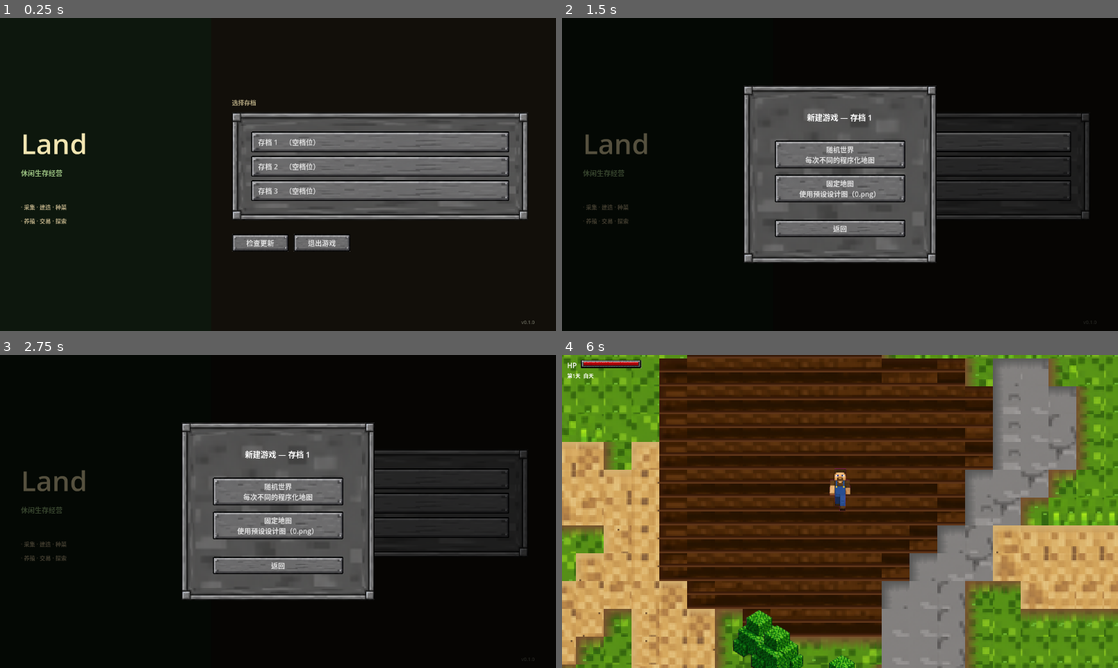
Above: before the commit, frames 1-4 (two rows, left to right).
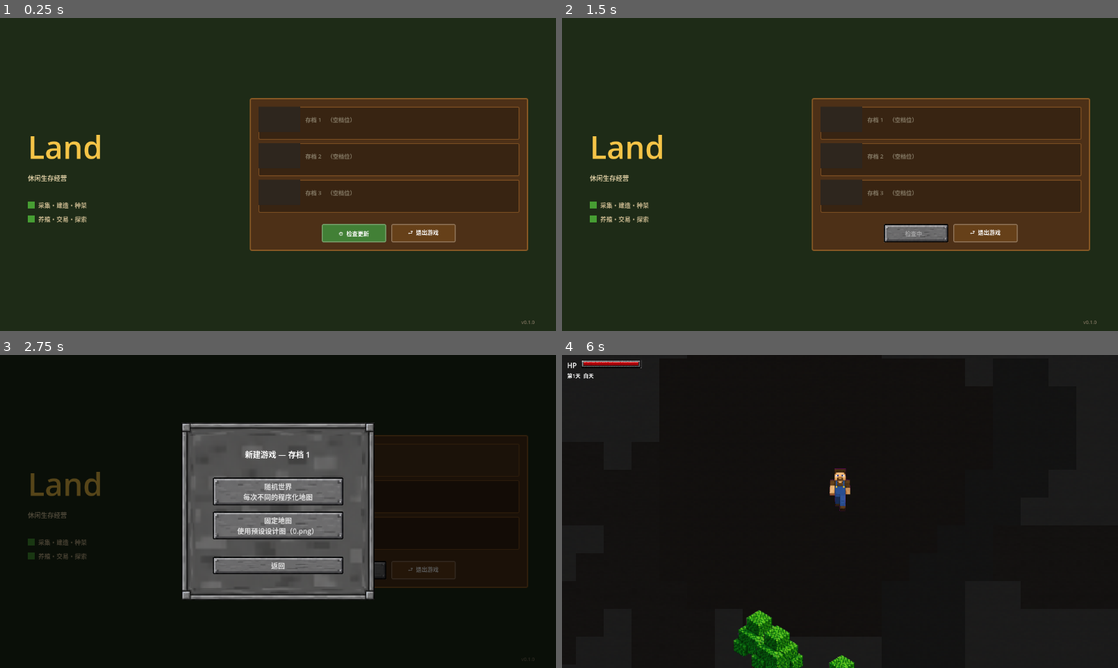
Above: after the commit, the same moments.

Repository: qq15725/land
Game: Godot game, scene res://scenes/ui/main_menu.tscn
Two runs of this game, one before a commit and one after it. Both use one fixed random seed, a clock stepped at 60 frames per second and the inputs below.
Inputs (mouse positions are in pixels of both pictures, inside the frame that each line leads up to):
- Up to frame 1 (0.25 s): no input
- Up to frame 2 (1.5 s): click "检查更新" (after the commit: "⚙ 检查更新") at 0.5 s; click (940, 143) at 1.25 s, where only the run before the commit has a clickable "存档 1 （空档位）"
- Up to frame 3 (2.75 s): click (389, 461) at 2.02 s
- Up to frame 4 (6 s): click (940, 502) at 2.75 s, where only the run before the commit has a clickable "存档 2 （空档位）"; click (951, 495) at 3.52 s; click (940, 527) at 4.25 s, where only the run before the commit has a clickable "存档 3 （空档位）"; click (951, 533) at 5.02 s; click "随机世界 每次不同的程序化地图" at 5.75 s

The runs differ from the first frame. In frame 1, 63% of the frame differs, in the area x 3-100%, y 0-100%; in frame 2, 96%, in the area x 0-100%, y 0-100%; in frame 3, 7.2%; in frame 4, 89%.

Commit message:
feat: 主菜单重设计（纯色占位）+ 美术文档补充主菜单提示词
- 主菜单按参考图重构：左侧标题/特性区，右侧木板面板+存档槽
- 存档行改为 Button 容器，含缩略图、双行文字、垃圾桶确认删除
- 删除确认从文字比对改为 metadata 状态跟踪
- 所有贴图位置留 TODO 注释，纯色占位便于后续替换
- docs/art.md 补充 9 个主菜单专用美术资产的 AI 提示词

Diff:
--- a/scenes/ui/main_menu.gd
+++ b/scenes/ui/main_menu.gd
@@ -2,18 +2,33 @@
 
 const WorldScene := preload("res://scenes/world/world.tscn")
 
-# 配色
-const C_BG       := Color(0.07, 0.06, 0.04)
-const C_BG_LEFT  := Color(0.05, 0.09, 0.05)
-const C_TITLE    := Color(0.95, 0.90, 0.70)
-const C_SUB      := Color(0.60, 0.75, 0.50)
-const C_VER      := Color(0.40, 0.40, 0.35)
-const C_LABEL    := Color(0.70, 0.65, 0.50)
+# ── 占位颜色（贴图到位后替换各 _build_* 函数里对应的 ColorRect / StyleBoxFlat）──
+const C_BG         := Color(0.12, 0.17, 0.09)
+const C_PANEL      := Color(0.30, 0.19, 0.09)
+const C_PANEL_BDR  := Color(0.52, 0.34, 0.14)
+const C_SLOT_BG    := Color(0.22, 0.14, 0.07)
+const C_SLOT_HOVER := Color(0.30, 0.20, 0.10)
+const C_SLOT_BDR   := Color(0.48, 0.30, 0.13)
+const C_THUMB_OK   := Color(0.16, 0.28, 0.12)
+const C_THUMB_EMPTY := Color(0.18, 0.15, 0.12)
+const C_BTN_GREEN  := Color(0.26, 0.50, 0.21)
+const C_BTN_BROWN  := Color(0.40, 0.25, 0.10)
+const C_DELETE     := Color(0.65, 0.12, 0.10)
+
+# ── 文字颜色 ─────────────────────────────────────────────────────────────────
+const C_TITLE   := Color(0.96, 0.77, 0.28)
+const C_SUB     := Color(0.84, 0.78, 0.62)
+const C_FEATURE := Color(0.76, 0.70, 0.54)
+const C_SLOT_H  := Color(0.95, 0.90, 0.74)
+const C_SLOT_S  := Color(0.70, 0.64, 0.48)
+const C_EMPTY   := Color(0.52, 0.48, 0.40)
+const C_VER     := Color(0.48, 0.44, 0.36)
 
 var _update_btn: Button = null
 var _new_game_panel: Control = null
 var _update_dialog: Control = null
 var _slots_vbox: VBoxContainer = null
+
 
 func _ready() -> void:
 	set_anchors_and_offsets_preset(Control.PRESET_FULL_RECT)
@@ -21,146 +36,168 @@
 	_build_layout()
 	UpdateSystem.update_available.connect(_on_update_available)
 
+
 func _build_layout() -> void:
-	# 整体深色背景
+	# 背景
+	# TODO: 替换为 TextureRect，texture = load("res://assets/sprites/ui/main_menu_bg.png")
+	#       stretch_mode = TextureRect.STRETCH_KEEP_ASPECT_COVERED
 	var bg := ColorRect.new()
 	bg.color = C_BG
 	bg.set_anchors_and_offsets_preset(Control.PRESET_FULL_RECT)
+	bg.mouse_filter = Control.MOUSE_FILTER_IGNORE
 	add_child(bg)
 
-	# 左侧装饰色带
-	var left_strip := ColorRect.new()
-	left_strip.color = C_BG_LEFT
-	left_strip.anchor_right = 0.38
-	left_strip.anchor_bottom = 1.0
-	add_child(left_strip)
-
-	# 主布局：左右分栏
+	# 主布局（留外边距）
+	var root := MarginContainer.new()
+	root.set_anchors_and_offsets_preset(Control.PRESET_FULL_RECT)
+	root.add_theme_constant_override("margin_left",   64)
+	root.add_theme_constant_override("margin_right",  64)
+	root.add_theme_constant_override("margin_top",    40)
+	root.add_theme_constant_override("margin_bottom", 40)
+	add_child(root)
+
 	var hbox := HBoxContainer.new()
-	hbox.set_anchors_and_offsets_preset(Control.PRESET_FULL_RECT)
-	hbox.add_theme_constant_override("separation", 0)
-	add_child(hbox)
-
-	hbox.add_child(_build_left_panel())
-	hbox.add_child(_build_right_panel())
+	hbox.add_theme_constant_override("separation", 48)
+	root.add_child(hbox)
+	hbox.add_child(_build_left())
+	hbox.add_child(_build_right())
 
 	# 右下角版本号
 	var ver := Label.new()
 	ver.text = GameManager.VERSION
 	ver.add_theme_font_size_override("font_size", 11)
 	ver.modulate = C_VER
-	ver.anchor_left = 1.0
-	ver.anchor_top = 1.0
-	ver.anchor_right = 1.0
+	ver.anchor_left   = 1.0
+	ver.anchor_top    = 1.0
+	ver.anchor_right  = 1.0
 	ver.anchor_bottom = 1.0
-	ver.offset_left = -80
-	ver.offset_top = -28
+	ver.offset_left   = -80
+	ver.offset_top    = -28
 	add_child(ver)
 
 
-func _build_left_panel() -> Control:
-	var left := MarginContainer.new()
-	left.size_flags_horizontal = Control.SIZE_EXPAND_FILL
-	left.size_flags_stretch_ratio = 0.38
-	left.add_theme_constant_override("margin_left", 48)
-	left.add_theme_constant_override("margin_right", 32)
-	left.add_theme_constant_override("margin_top", 0)
-	left.add_theme_constant_override("margin_bottom", 0)
-
+func _build_left() -> Control:
 	var vbox := VBoxContainer.new()
+	vbox.size_flags_horizontal = Control.SIZE_EXPAND_FILL
+	vbox.size_flags_stretch_ratio = 0.42
 	vbox.alignment = BoxContainer.ALIGNMENT_CENTER
-	vbox.add_theme_constant_override("separation", 12)
-	left.add_child(vbox)
-
-	# 游戏标题
+	vbox.add_theme_constant_override("separation", 10)
+
+	# "Land" Logo
+	# TODO: 替换为 TextureRect，texture = load("res://assets/sprites/ui/title_land.png")
+	#       custom_minimum_size = Vector2(320, 100)，expand_mode = EXPAND_FIT_WIDTH
 	var title := Label.new()
 	title.text = "Land"
-	title.add_theme_font_size_override("font_size", 64)
+	title.add_theme_font_size_override("font_size", 72)
 	title.modulate = C_TITLE
 	vbox.add_child(title)
 
 	var sub := Label.new()
 	sub.text = "休闲生存经营"
-	sub.add_theme_font_size_override("font_size", 16)
+	sub.add_theme_font_size_override("font_size", 15)
 	sub.modulate = C_SUB
 	vbox.add_child(sub)
 
-	# 间距
-	var spacer := Control.new()
-	spacer.custom_minimum_size = Vector2(0, 32)
-	vbox.add_child(spacer)
-
-	# 特性标签
-	for line in ["· 采集 · 建造 · 种菜", "· 养殖 · 交易 · 探索"]:
+	var sp := Control.new()
+	sp.custom_minimum_size = Vector2(0, 20)
+	vbox.add_child(sp)
+
+	for line in ["采集・建造・种菜", "养殖・交易・探索"]:
+		var row := HBoxContainer.new()
+		row.add_theme_constant_override("separation", 8)
+
+		# 叶片图标占位
+		# TODO: 替换为 TextureRect，region = Rect2(0, 0, 32, 32)，
+		#       texture = load("res://assets/sprites/ui/menu_icons.png")
+		var leaf := ColorRect.new()
+		leaf.color = Color(0.28, 0.62, 0.20)
+		leaf.custom_minimum_size = Vector2(16, 16)
+		leaf.size_flags_vertical = Control.SIZE_SHRINK_CENTER
+		row.add_child(leaf)
+
 		var lbl := Label.new()
 		lbl.text = line
-		lbl.add_theme_font_size_override("font_size", 13)
-		lbl.modulate = C_LABEL
-		vbox.add_child(lbl)
-
-	return left
-
-
-func _build_right_panel() -> Control:
-	var right := MarginContainer.new()
-	right.size_flags_horizontal = Control.SIZE_EXPAND_FILL
-	right.size_flags_stretch_ratio = 0.62
-	right.add_theme_constant_override("margin_left", 48)
-	right.add_theme_constant_override("margin_right", 64)
-	right.add_theme_constant_override("margin_top", 0)
-	right.add_theme_constant_override("margin_bottom", 0)
-
-	var vbox := VBoxContainer.new()
-	vbox.alignment = BoxContainer.ALIGNMENT_CENTER
-	vbox.add_theme_constant_override("separation", 12)
-	right.add_child(vbox)
-
-	# 存档区标题
-	var save_lbl := Label.new()
-	save_lbl.text = "选择存档"
-	save_lbl.add_theme_font_size_override("font_size", 14)
-	save_lbl.modulate = C_LABEL
-	vbox.add_child(save_lbl)
-
-	# 存档槽列表
-	var slots_panel := PanelContainer.new()
-	vbox.add_child(slots_panel)
-
-	var slots_margin := MarginContainer.new()
-	slots_margin.add_theme_constant_override("margin_left", 12)
-	slots_margin.add_theme_constant_override("margin_right", 12)
-	slots_margin.add_theme_constant_override("margin_top", 12)
-	slots_margin.add_theme_constant_override("margin_bottom", 12)
-	slots_panel.add_child(slots_margin)
+		lbl.add_theme_font_size_override("font_size", 14)
+		lbl.modulate = C_FEATURE
+		row.add_child(lbl)
+
+		vbox.add_child(row)
+
+	return vbox
+
+
+func _build_right() -> Control:
+	var wrapper := VBoxContainer.new()
+	wrapper.size_flags_horizontal = Control.SIZE_EXPAND_FILL
+	wrapper.size_flags_stretch_ratio = 0.58
+	wrapper.alignment = BoxContainer.ALIGNMENT_CENTER
+
+	# 木质面板
+	# TODO: 换成 StyleBoxTexture，texture = load("res://assets/sprites/ui/panel_wood.png")
+	#       margin_all = 32，draw_center = true
+	var panel := PanelContainer.new()
+	var ps := StyleBoxFlat.new()
+	ps.bg_color = C_PANEL
+	ps.border_color = C_PANEL_BDR
+	ps.set_border_width_all(3)
+	ps.set_corner_radius_all(4)
+	ps.content_margin_left   = 20
+	ps.content_margin_right  = 20
+	ps.content_margin_top    = 20
+	ps.content_margin_bottom = 20
+	panel.add_theme_stylebox_override("panel", ps)
+	wrapper.add_child(panel)
+
+	var inner := VBoxContainer.new()
+	inner.add_theme_constant_override("separation", 10)
+	panel.add_child(inner)
 
 	_slots_vbox = VBoxContainer.new()
 	_slots_vbox.add_theme_constant_override("separation", 8)
-	slots_margin.add_child(_slots_vbox)
-
+	inner.add_child(_slots_vbox)
 	_refresh_slots()
 
-	# 底部工具按钮行
-	var spacer := Control.new()
-	spacer.custom_minimum_size = Vector2(0, 8)
-	vbox.add_child(spacer)
-
+	var sp := Control.new()
+	sp.custom_minimum_size = Vector2(0, 6)
+	inner.add_child(sp)
+
+	# 底部按钮行
 	var btn_row := HBoxContainer.new()
+	btn_row.alignment = BoxContainer.ALIGNMENT_CENTER
 	btn_row.add_theme_constant_override("separation", 12)
-	vbox.add_child(btn_row)
-
-	_update_btn = Button.new()
-	_update_btn.text = "检查更新"
-	_update_btn.custom_minimum_size = Vector2(130, 36)
+	inner.add_child(btn_row)
+
+	# TODO: 按钮贴图到位后换成 StyleBoxTexture(btn_green/brown.png)，margin = 16
+	_update_btn = _make_action_btn("⚙  检查更新", C_BTN_GREEN)
 	_update_btn.pressed.connect(_on_check_update_pressed)
 	btn_row.add_child(_update_btn)
 
-	var quit_btn := Button.new()
-	quit_btn.text = "退出游戏"
-	quit_btn.custom_minimum_size = Vector2(130, 36)
+	var quit_btn := _make_action_btn("⮐  退出游戏", C_BTN_BROWN)
 	quit_btn.pressed.connect(func(): get_tree().quit())
 	btn_row.add_child(quit_btn)
 
-	return right
+	return wrapper
+
+
+func _make_action_btn(txt: String, base: Color) -> Button:
+	var btn := Button.new()
+	btn.text = txt
+	btn.custom_minimum_size = Vector2(148, 42)
+	btn.add_theme_font_size_override("font_size", 13)
+	btn.add_theme_color_override("font_color", Color.WHITE)
+	for state in ["normal", "hover", "pressed", "focus"]:
+		var s := StyleBoxFlat.new()
+		match state:
+			"hover":   s.bg_color = base.lightened(0.18)
+			"pressed": s.bg_color = base.darkened(0.18)
+			_:         s.bg_color = base
+		s.border_color = base.lightened(0.30)
+		s.set_border_width_all(2)
+		s.set_corner_radius_all(3)
+		s.content_margin_left  = 14
+		s.content_margin_right = 14
+		btn.add_theme_stylebox_override(state, s)
+	return btn
 
 
 func _refresh_slots() -> void:
@@ -170,51 +207,128 @@
 		_slots_vbox.add_child(_make_slot_row(i))
 
 
-func _make_slot_row(slot: int) -> HBoxContainer:
+func _make_slot_row(slot: int) -> Button:
+	var frame := Button.new()
+	frame.custom_minimum_size = Vector2(0, 76)
+	frame.alignment = HORIZONTAL_ALIGNMENT_LEFT
+	frame.focus_mode = Control.FOCUS_NONE
+
+	# 槽框样式
+	# TODO: 换成 StyleBoxTexture(slot_frame.png，margin_all = 12)
+	for state in ["normal", "hover", "pressed", "focus"]:
+		var s := StyleBoxFlat.new()
+		s.bg_color = C_SLOT_BG if state == "normal" else C_SLOT_HOVER
+		s.border_color = C_SLOT_BDR
+		s.set_border_width_all(2)
+		s.set_corner_radius_all(3)
+		s.content_margin_left   = 10
+		s.content_margin_right  = 10
+		s.content_margin_top    = 8
+		s.content_margin_bottom = 8
+		frame.add_theme_stylebox_override(state, s)
+
 	var row := HBoxContainer.new()
-	row.add_theme_constant_override("separation", 6)
-
-	var btn := Button.new()
-	btn.size_flags_horizontal = Control.SIZE_EXPAND_FILL
-	btn.custom_minimum_size = Vector2(0, 48)
-	btn.alignment = HORIZONTAL_ALIGNMENT_LEFT
+	row.add_theme_constant_override("separation", 12)
+	row.mouse_filter = Control.MOUSE_FILTER_IGNORE
+	frame.add_child(row)
 
 	if SaveSystem.slot_exists(slot):
-		var info := SaveSystem.get_slot_info(slot)
-		btn.text = "  存档 %d    第 %d 天  %s" % [
-			slot + 1,
-			info.get("day", 1),
-			"夜晚" if info.get("phase") == "night" else "白天",
-		]
-		btn.pressed.connect(func(): _start_game(slot))
-
+		var info   := SaveSystem.get_slot_info(slot)
+		var day    : int    = info.get("day", 1)
+		var phase  : String = info.get("phase", "day")
+		var season : String = info.get("season", "春季")
+		var money  : int    = info.get("money", 0)
+
+		# 缩略图占位
+		# TODO: 换成 TextureRect，texture = load("res://assets/sprites/ui/save_thumb_farm.png")
+		var thumb := ColorRect.new()
+		thumb.color = C_THUMB_OK
+		thumb.custom_minimum_size = Vector2(96, 58)
+		thumb.size_flags_vertical = Control.SIZE_SHRINK_CENTER
+		thumb.mouse_filter = Control.MOUSE_FILTER_IGNORE
+		row.add_child(thumb)
+
+		# 文字区
+		var info_box := VBoxContainer.new()
+		info_box.size_flags_horizontal = Control.SIZE_EXPAND_FILL
+		info_box.alignment = BoxContainer.ALIGNMENT_CENTER
+		info_box.add_theme_constant_override("separation", 4)
+		info_box.mouse_filter = Control.MOUSE_FILTER_IGNORE
+		row.add_child(info_box)
+
+		var h_lbl := Label.new()
+		h_lbl.text = "存档 %d    第 %d 天  %s" % [slot + 1, day, "夜晚" if phase == "night" else "白天"]
+		h_lbl.add_theme_font_size_override("font_size", 14)
+		h_lbl.modulate = C_SLOT_H
+		h_lbl.mouse_filter = Control.MOUSE_FILTER_IGNORE
+		info_box.add_child(h_lbl)
+
+		var s_lbl := Label.new()
+		s_lbl.text = "%s・家园等级 1・资金 %d" % [season, money]
+		s_lbl.add_theme_font_size_override("font_size", 11)
+		s_lbl.modulate = C_SLOT_S
+		s_lbl.mouse_filter = Control.MOUSE_FILTER_IGNORE
+		info_box.add_child(s_lbl)
+
+		# 删除按钮
+		# TODO: 换成 TextureButton，texture_normal = icon_trash.png 32×32 区域
 		var del_btn := Button.new()
-		del_btn.custom_minimum_size = Vector2(56, 48)
-		del_btn.text = "删除"
-		del_btn.modulate = Color(1.0, 0.6, 0.6)
+		del_btn.custom_minimum_size = Vector2(36, 36)
+		del_btn.text = "🗑"
+		del_btn.add_theme_font_size_override("font_size", 16)
+		del_btn.size_flags_vertical = Control.SIZE_SHRINK_CENTER
+		del_btn.add_theme_color_override("font_color", Color.WHITE)
+		var ds := StyleBoxFlat.new()
+		ds.bg_color = C_DELETE
+		ds.border_color = C_DELETE.lightened(0.25)
+		ds.set_border_width_all(1)
+		ds.set_corner_radius_all(3)
+		ds.content_margin_left  = 4
+		ds.content_margin_right = 4
+		del_btn.add_theme_stylebox_override("normal", ds)
+		var ds_h := ds.duplicate() as StyleBoxFlat
+		ds_h.bg_color = C_DELETE.lightened(0.15)
+		del_btn.add_theme_stylebox_override("hover", ds_h)
 		del_btn.pressed.connect(func(): _on_delete_pressed(del_btn, slot))
-		row.add_child(btn)
 		row.add_child(del_btn)
+
+		frame.pressed.connect(func(): _start_game(slot))
+
 	else:
-		btn.text = "  存档 %d    （空档位）" % (slot + 1)
-		btn.pressed.connect(func(): _show_new_game_panel(slot))
-		row.add_child(btn)
-
-	return row
+		# 空档位缩略图占位
+		# TODO: 换成 TextureRect，texture = load("res://assets/sprites/ui/save_thumb_empty.png")
+		var thumb := ColorRect.new()
+		thumb.color = C_THUMB_EMPTY
+		thumb.custom_minimum_size = Vector2(96, 58)
+		thumb.size_flags_vertical = Control.SIZE_SHRINK_CENTER
+		thumb.mouse_filter = Control.MOUSE_FILTER_IGNORE
+		row.add_child(thumb)
+
+		var empty_lbl := Label.new()
+		empty_lbl.text = "存档 %d    （空档位）" % (slot + 1)
+		empty_lbl.add_theme_font_size_override("font_size", 13)
+		empty_lbl.modulate = C_EMPTY
+		empty_lbl.size_flags_horizontal = Control.SIZE_EXPAND_FILL
+		empty_lbl.vertical_alignment = VERTICAL_ALIGNMENT_CENTER
+		empty_lbl.mouse_filter = Control.MOUSE_FILTER_IGNORE
+		row.add_child(empty_lbl)
+
+		frame.pressed.connect(func(): _show_new_game_panel(slot))
+
+	return frame
 
 
 func _on_delete_pressed(del_btn: Button, slot: int) -> void:
-	if del_btn.text == "确认？":
+	if del_btn.get_meta("confirming", false):
 		SaveSystem.delete_slot(slot)
 		_refresh_slots()
 	else:
-		del_btn.text = "确认？"
-		del_btn.modulate = Color(1.0, 0.3, 0.3)
-		# 3 秒后自动复原
+		del_btn.set_meta("confirming", true)
+		del_btn.text = "?"
 		get_tree().create_timer(3.0).timeout.connect(func():
 			if is_instance_valid(del_btn):
-				del_btn.text = "删除"
-				del_btn.modulate = Color(1.0, 0.6, 0.6)
+				del_btn.remove_meta("confirming")
+				del_btn.text = "🗑"
 		, CONNECT_ONE_SHOT)
 
 
@@ -223,13 +337,13 @@
 	_update_btn.disabled = true
 	UpdateSystem.update_available.disconnect(_on_update_available)
 	UpdateSystem.update_available.connect(func(version, changelog):
-		_update_btn.text = "检查更新"
+		_update_btn.text = "⚙  检查更新"
 		_update_btn.disabled = false
 		_on_update_available(version, changelog)
 	, CONNECT_ONE_SHOT)
 	get_tree().create_timer(8.0).timeout.connect(func():
 		if _update_btn and _update_btn.disabled:
-			_update_btn.text = "已是最新版本"
+			_update_btn.text = "✓  已是最新"
 			_update_btn.disabled = false
 	, CONNECT_ONE_SHOT)
 	UpdateSystem.check()
@@ -254,9 +368,9 @@
 	center.add_child(panel)
 
 	var margin := MarginContainer.new()
-	margin.add_theme_constant_override("margin_left", 40)
-	margin.add_theme_constant_override("margin_right", 40)
-	margin.add_theme_constant_override("margin_top", 28)
+	margin.add_theme_constant_override("margin_left",   40)
+	margin.add_theme_constant_override("margin_right",  40)
+	margin.add_theme_constant_override("margin_top",    28)
 	margin.add_theme_constant_override("margin_bottom", 28)
 	panel.add_child(margin)
 
Binary file changed: assets/sprites/environment/ground_tiles.png
Binary file changed: assets/sprites/environment/ground_tiles_gpt_image_2_rows_raw/0_grass.png
Binary file changed: assets/sprites/environment/ground_tiles_gpt_image_2_rows_raw/1_path.png
Binary file changed: assets/sprites/environment/ground_tiles_gpt_image_2_rows_raw/2_farmland.png
Binary file changed: assets/sprites/environment/ground_tiles_gpt_image_2_rows_raw/3_stone.png
Not shown, changed: docs/art.md
